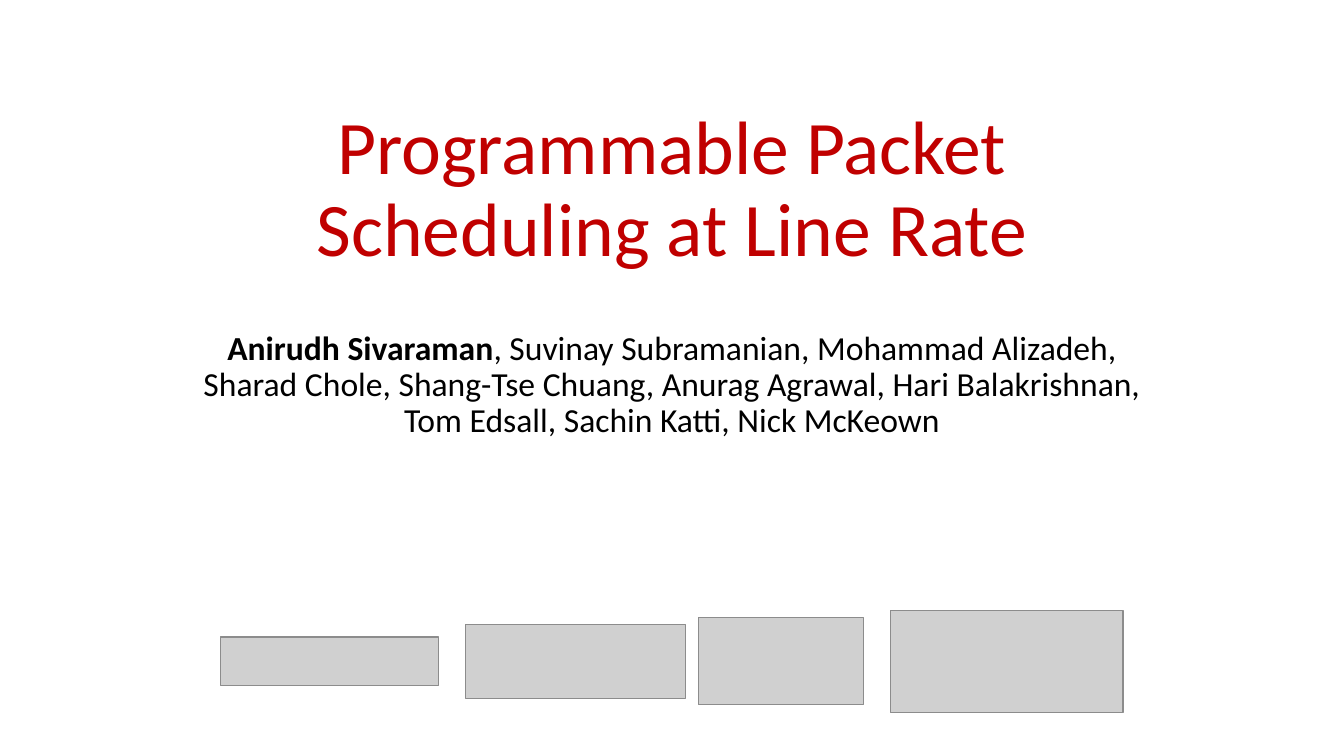
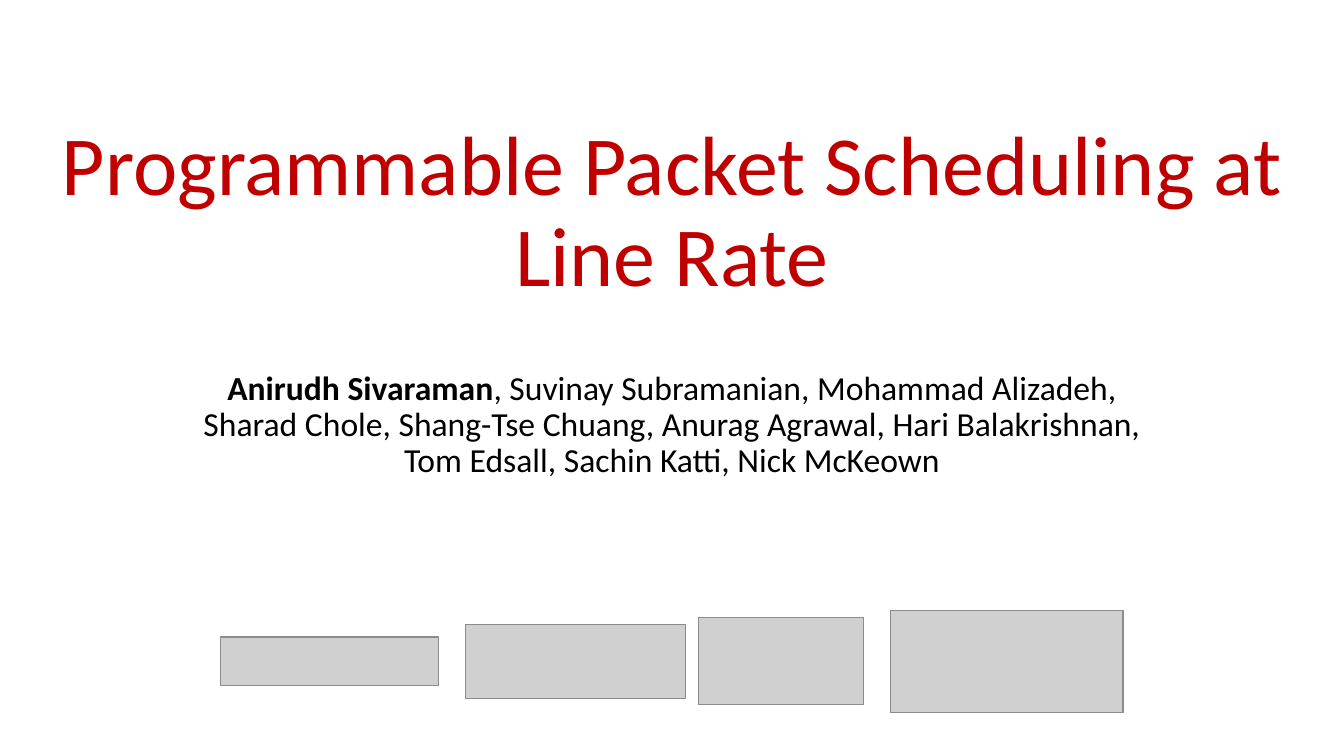
Before and after one commit to anirudhSK/pifo-domino-marple-ppts, a slide deck: slide 1 of pifo_sigcomm.pptx. Drawn at 1344x756 pixels with LibreOffice and Linux fonts; fonts in the diff are those of the drawing; grey boxes stand for pictures. Boxes give left, top, right and bottom in pixels: in the first picture for what was removed or moved away, otherwise in the second. Text is boxed around its words. In the diff, an @@ line names an element or a change of style, - is before the commit and + after.

```diff
--- a/pifo_sigcomm.pptx
+++ b/pifo_sigcomm.pptx
@@ title "Programmable Packet Scheduling at Line ...": place and size @@
-title "Programmable Packet Scheduling at Line ..." at <box>317,121,1027,269</box>
+title "Programmable Packet Scheduling at Line ..." at <box>62,136,1282,287</box>
@@ title "Programmable Packet Scheduling at Line ..." at <box>62,136,1282,287</box>: size 54 to 60 pt @@
@@ subtitle "Anirudh Sivaraman, Suvinay Subramanian, Mohammad ...": place and size @@
-subtitle "Anirudh Sivaraman, Suvinay Subramanian, Mohammad ..." at <box>203,336,1140,436</box>
+subtitle "Anirudh Sivaraman, Suvinay Subramanian, Mohammad ..." at <box>203,376,1140,476</box>
```
Also in this commit, not shown: 8 other slides changed, 1 slide added.
